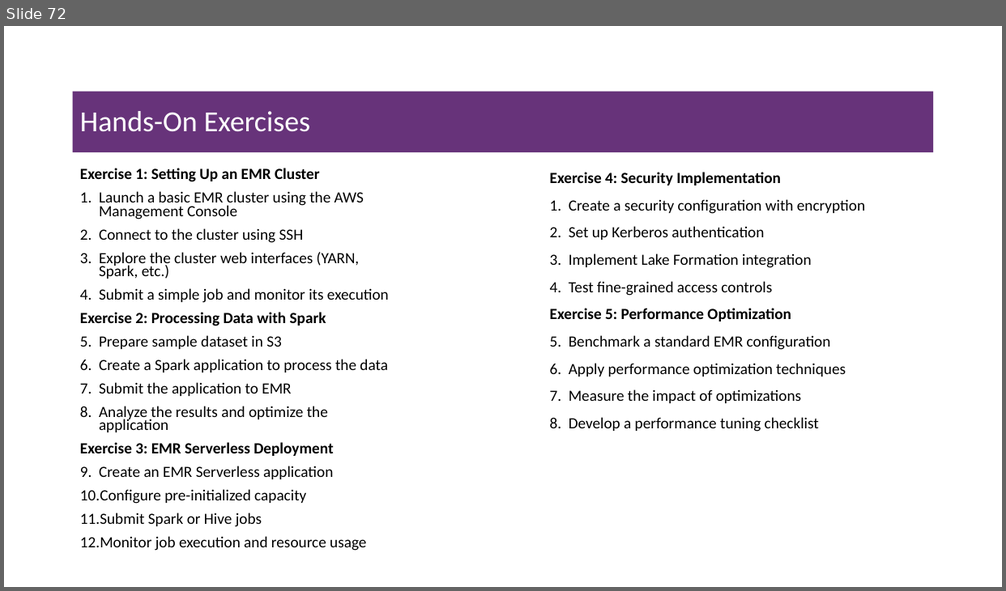
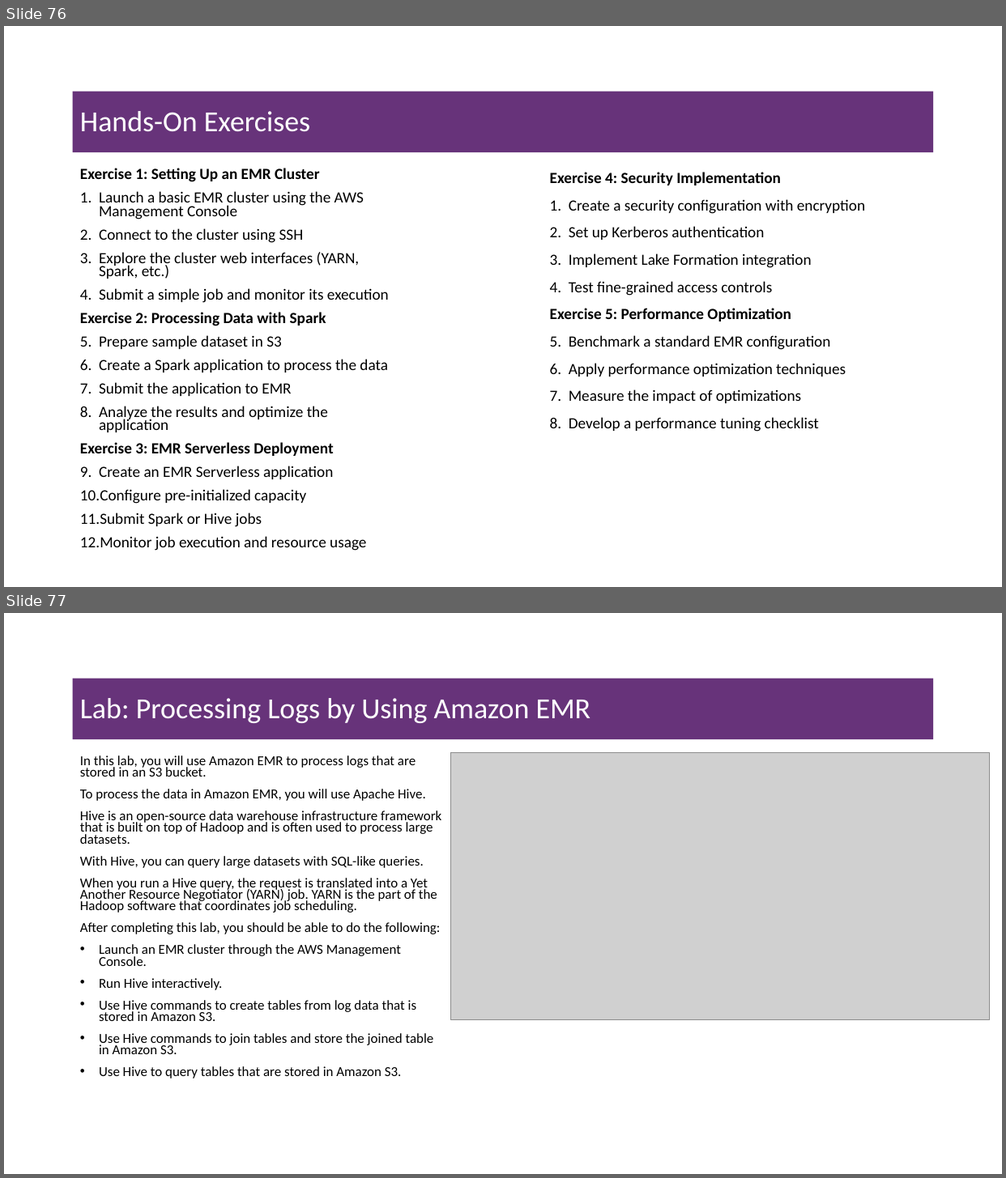
Before and after one commit to msfasha/307401-Big-Data, a slide deck: lecture_notes/section_3_introduction_to_amazon_aws/3-2-Introduction to AWS Data Engineering.pptx. Shown one above the other, each under a label of ours: slide 72 before the commit, slides 76 and 77 after it. The pictures are 1006x591 and 1006x1178 pixels, drawn with LibreOffice and Linux fonts; fonts in the diff are those of the drawing; grey boxes stand for pictures; background and template pictures are left out. Boxes give left, top, right and bottom in pixels: in the first picture for what was removed or moved away, otherwise in the second. Text is boxed around its words. In the diff, an @@ line names an element or a change of style, - is before the commit and + after.

Commit message:
include data engineering concepts

```diff
--- a/lecture_notes/section_3_introduction_to_amazon_aws/3-2-Introduction to AWS Data Engineering.pptx
+++ b/lecture_notes/section_3_introduction_to_amazon_aws/3-2-Introduction to AWS Data Engineering.pptx
@@ slide 77 added at [4,613,1002,1174], background #FFFFFF @@
@@ title added at [73,678,934,739], fill #67337A, 28 pt, text #FFFFFF @@
+Lab: Processing Logs by Using Amazon EMR
@@ text added at [80,756,441,1079], 13.2 pt, text #000000 @@
+In this lab, you will use Amazon EMR to process logs that are stored in an S3 bucket.
+To process the data in Amazon EMR, you will use Apache Hive.
+Hive is an open-source data warehouse infrastructure framework that is built on top of Hadoop and is often used to process large datasets.
+With Hive, you can query large datasets with SQL-like queries.
+When you run a Hive query, the request is translated into a Yet Another Resource Negotiator (YARN) job. YARN is the part of the Hadoop software that coordinates job scheduling.
+After completing this lab, you should be able to do the following:
+• Launch an EMR cluster through the AWS Management Console.
+• Run Hive interactively.
+• Use Hive commands to create tables from log data that is stored in Amazon S3.
+• Use Hive commands to join tables and store the joined table in Amazon S3.
+• Use Hive to query tables that are stored in Amazon S3.
@@ picture added at [451,753,989,1021] @@
@@ what was slide 72 is now slide 76 @@
```
Also in this commit, not shown: 1 slide changed, 8 other slides added, 4 slides removed, 1 other file.
